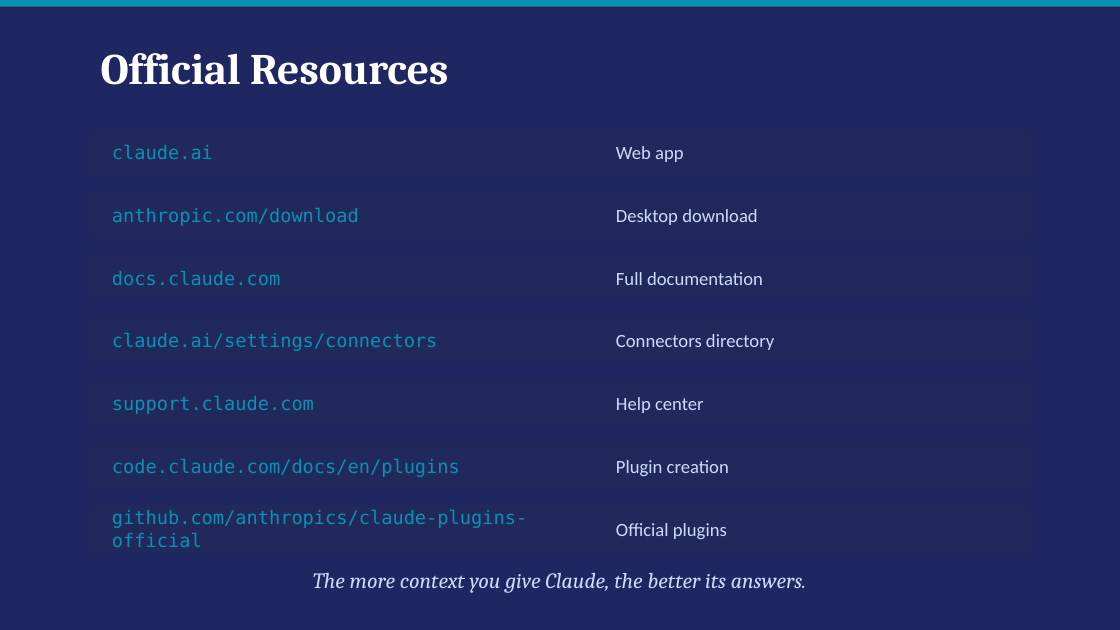
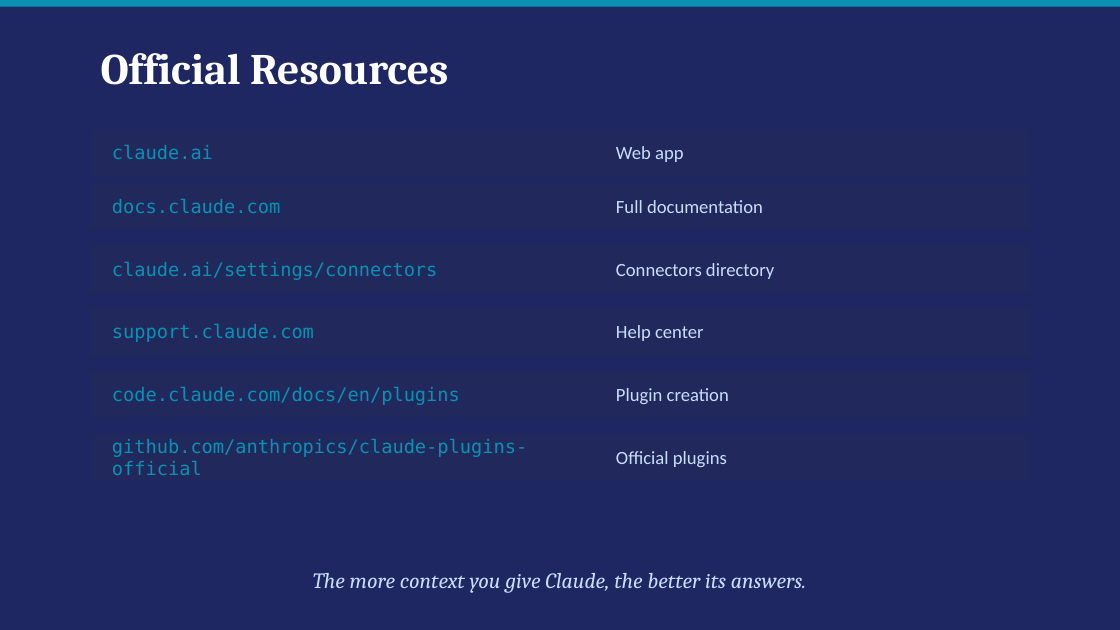
Before and after one commit to TAGarner25/ClaudeSetup, a slide deck: slide 16 of 1 - General Overview/1_Setup/pptx/The Complete Claude Setup Guide.pptx. Drawn at 1120x630 pixels with LibreOffice and Linux fonts; fonts in the diff are those of the drawing. Boxes give left, top, right and bottom in pixels: in the first picture for what was removed or moved away, otherwise in the second. Text is boxed around its words. In the diff, an @@ line names an element or a change of style, - is before the commit and + after.

```diff
--- a/1 - General Overview/1_Setup/pptx/The Complete Claude Setup Guide.pptx
+++ b/1 - General Overview/1_Setup/pptx/The Complete Claude Setup Guide.pptx
@@ rectangle removed at (90,192,1030,239) @@
@@ text removed at (112,208,359,226) @@
-anthropic.com/download
@@ text removed at (616,209,757,225) @@
-Desktop download
@@ 10 texts, 5 rectangles: place and size @@
-10 texts, 5 rectangles at (90,254,1030,552)
+10 texts, 5 rectangles at (90,183,1030,480)
```
Also in this commit, not shown: 4 other slides changed, 1 other file.
